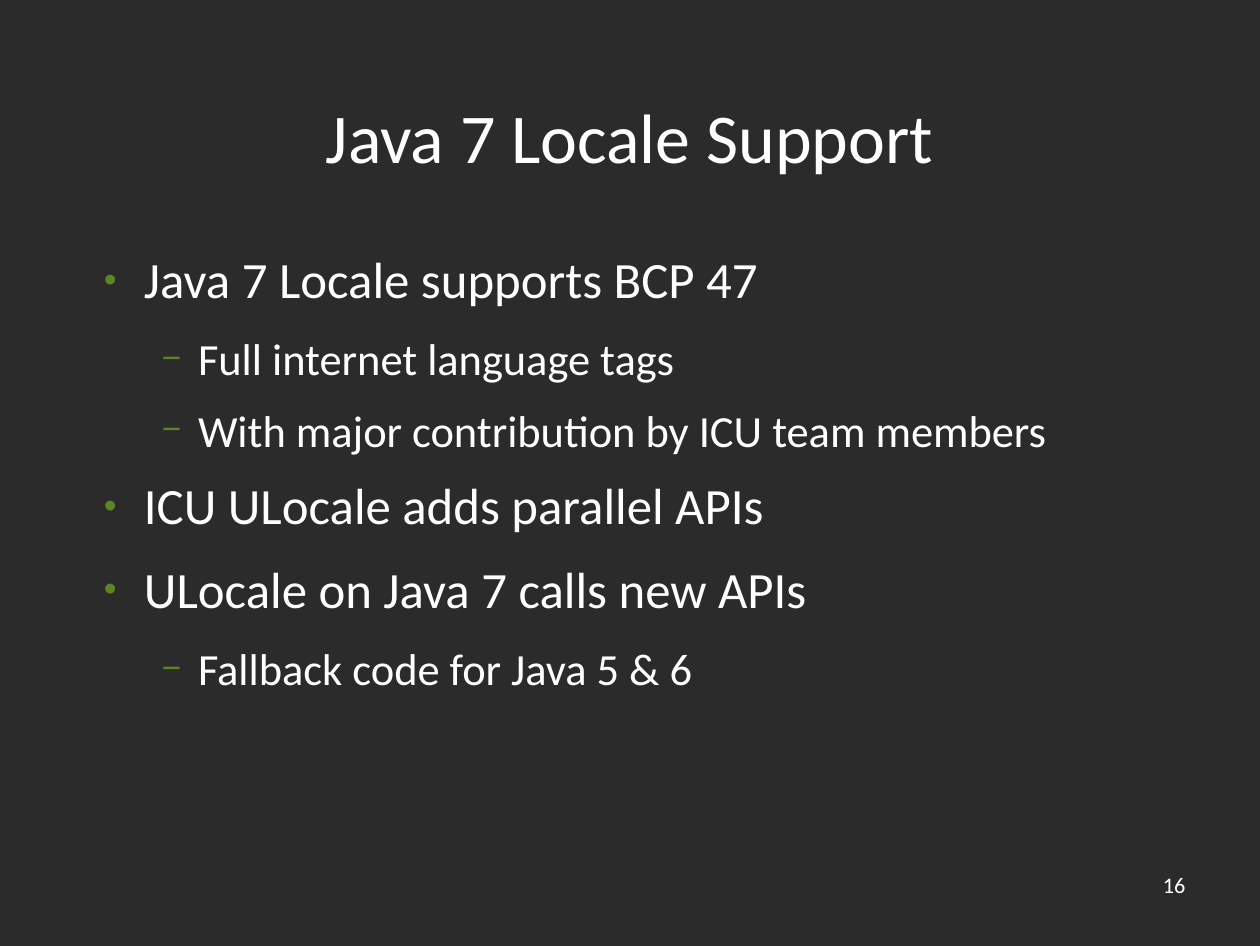
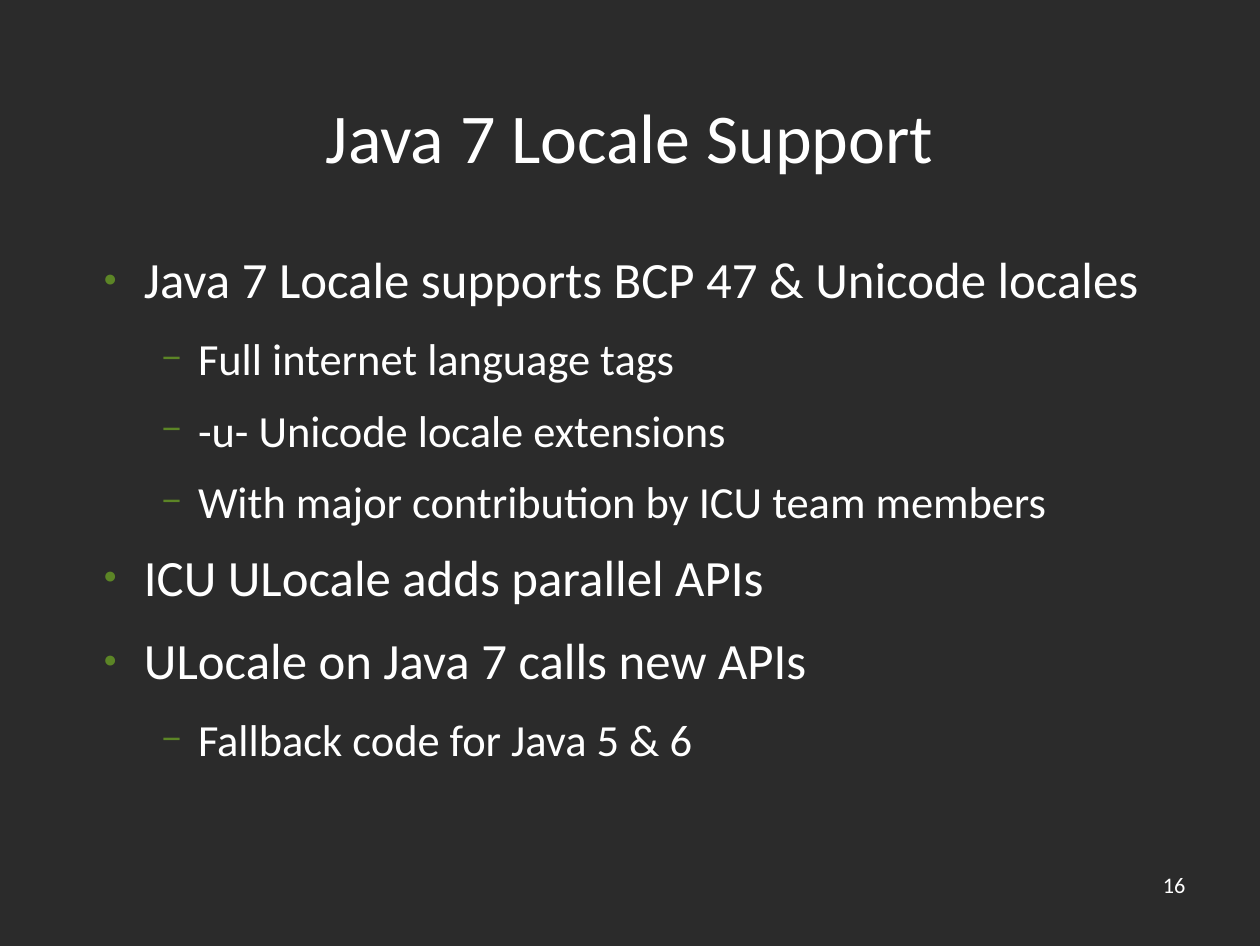
Before and after one commit to unicode-org/icu-docs, a slide deck: slide 16 of docs/pres/icu_overview.odp. Drawn at 1260x946 pixels with LibreOffice and Linux fonts; fonts in the diff are those of the drawing; background and template pictures are left out; a plain dark background stands for a picture behind light text. Boxes give left, top, right and bottom in pixels: in the first picture for what was removed or moved away, otherwise in the second. Text is boxed around its words. In the diff, an @@ line names an element or a change of style, - is before the commit and + after.

```diff
--- a/docs/pres/icu_overview.odp
+++ b/docs/pres/icu_overview.odp
@@ text at (144, 262, 1139, 306): text changed @@
-● Java 7 Locale supports BCP 47
+● Java 7 Locale supports BCP 47 & Unicode locales
@@ text at (198, 416, 725, 448): paragraph added @@
+  − -u- Unicode locale extensions
```
Also in this commit, not shown: 1 other slide changed.
